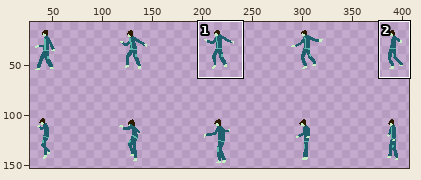
One commit to this sprite sheet: Assets/Textures/Sprites/enemy1_walk.png. The picture above shows the old version from afar; the outline marks the close-up.
Close-up. As it was:
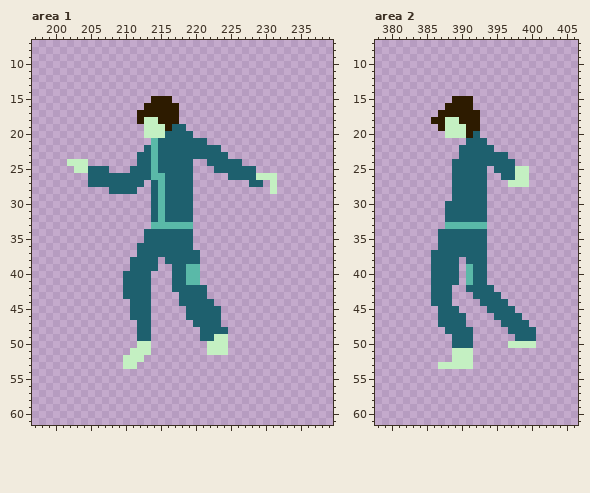
The file is 435x178 pixels. Shown: area 1: x 197..239, y 7..61; area 2: x 378..406, y 7..61. The wide view leaves out empty margins. The commit also changed other parts of the picture, which this record leaves out.
After the commit:
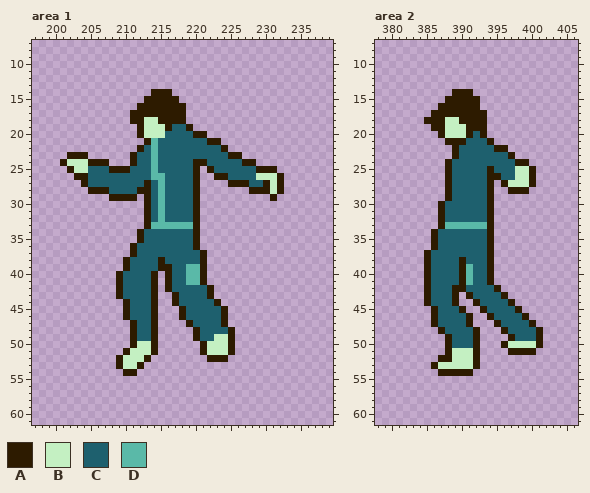
Palette (. is transparent): A #2d1b00  B #c4f0c2  C #1e606e  D #5ab9a8
Edits made:
Area 1:
y 14: x 214..216 ... -> AAA
y 15: x 213 . -> A; x 217 . -> A
y 16: x 212 . -> A; x 218 . -> A
y 17..18: x 211 . -> A; x 218 . -> A
y 19: x 212 . -> A; x 219 . -> A
y 20: x 212 . -> A; x 220..221 .. -> AA
y 21: x 213 . -> A; x 222..223 .. -> AA
y 22: x 212 . -> A; x 224 . -> A
y 23: x 202..204 ... -> AAA; x 211 . -> A; x 225..226 .. -> AA
y 24: x 201 . -> A; x 205..207 ... -> AAA; x 211 . -> A; x 220..221 .. -> AA; x 227..228 .. -> AA
y 25: x 202 . -> A; x 208..210 ... -> AAA; x 220 . -> A; x 222 . -> A; x 229..231 ... -> AAA
y 26: x 203..204 .. -> AA; x 220 . -> A; x 223..224 .. -> AA; x 232 . -> A
y 27: x 204 . -> A; x 213 . -> A; x 220 . -> A; x 225..227 ... -> AAA; x 230 . -> A; x 232 . -> A
y 28: x 205..207 ... -> AAA; x 212..213 .. -> AA; x 220 . -> A; x 228..230 ... -> AAA; x 232 . -> A
y 29: x 208..211 .... -> AAAA; x 213 . -> A; x 220 . -> A; x 231 . -> A
y 30..33: x 213 . -> A; x 220 . -> A
y 34..35: x 212 . -> A; x 220 . -> A
y 36: x 211 . -> A; x 220 . -> A
y 37: x 211 . -> A; x 221 . -> A
y 38: x 210 . -> A; x 215 . -> A; x 221 . -> A
y 39: x 210 . -> A; x 215..216 .. -> AA; x 221 . -> A
y 40..41: x 209 . -> A; x 214 . -> A; x 216 . -> A; x 221 . -> A
y 42: x 209 . -> A; x 214 . -> A; x 216 . -> A; x 222 . -> A
y 43: x 209 . -> A; x 214 . -> A; x 217 . -> A; x 222 . -> A
y 44: x 210 . -> A; x 214 . -> A; x 217 . -> A; x 223 . -> A
y 45..46: x 210 . -> A; x 214 . -> A; x 218 . -> A; x 224 . -> A
y 47: x 211 . -> A; x 214 . -> A; x 219 . -> A; x 224 . -> A
y 48..49: x 211 . -> A; x 214 . -> A; x 220 . -> A; x 225 . -> A
y 50: x 211 . -> A; x 214 . -> A; x 221 . -> A; x 225 . -> A
y 51: x 210 . -> A; x 214 . -> A; x 221 . -> A; x 225 . -> A
y 52: x 209 . -> A; x 213 . -> A; x 222..224 ... -> AAA
y 53: x 209 . -> A; x 212 . -> A
y 54: x 210..211 .. -> AA
Area 2:
y 14: x 389..391 ... -> AAA
y 15: x 388 . -> A; x 392 . -> A
y 16: x 387 . -> A; x 392 . -> A
y 17: x 386 . -> A; x 393 . -> A
y 18: x 385 . -> A; x 393 . -> A
y 19: x 386 . -> A; x 393 . -> A
y 20: x 387 . -> A; x 393 . -> A
y 21: x 388..390 ... -> AAA; x 394 . -> A
y 22: x 389 . -> A; x 395..396 .. -> AA
y 23: x 389 . -> A; x 397 . -> A
y 24: x 388 . -> A; x 398..399 .. -> AA
y 25: x 388 . -> A; x 394 . -> A; x 400 . -> A
y 26: x 388 . -> A; x 394..395 .. -> AA; x 400 . -> A
y 27: x 388 . -> A; x 394 . -> A; x 396 . -> A; x 400 . -> A
y 28: x 388 . -> A; x 394 . -> A; x 397..399 ... -> AAA
y 29: x 388 . -> A; x 394 . -> A
y 30..33: x 387 . -> A; x 394 . -> A
y 34..36: x 386 . -> A; x 394 . -> A
y 37: x 385 . -> A; x 394 . -> A
y 38..41: x 385 . -> A; x 390 . -> A; x 394 . -> A
y 42: x 385 . -> A; x 389..390 .. -> AA; x 395 . -> A
y 43: x 385 . -> A; x 389 . -> A; x 391 . -> A; x 396 . -> A
y 44: x 385 . -> A; x 389 . -> A; x 392 . -> A; x 397 . -> A
y 45: x 386 . -> A; x 390 . -> A; x 393 . -> A; x 398 . -> A
y 46: x 386 . -> A; x 391 . -> A; x 394 . -> A; x 399 . -> A
y 47: x 386 . -> A; x 391 . -> A; x 395 . -> A; x 400 . -> A
y 48: x 387 . -> A; x 392 . -> A; x 396 . -> A; x 401 . -> A
y 49: x 388 . -> A; x 392 . -> A; x 397 . -> A; x 401 . -> A
y 50: x 388 . -> A; x 392 . -> A; x 396 . -> A; x 401 . -> A
y 51: x 388 . -> A; x 392 . -> A; x 397..400 .... -> AAAA
y 52: x 387..388 .. -> AA; x 392 . -> A
y 53: x 386 . -> A; x 392 . -> A
y 54: x 387..391 ..... -> AAAAA
Changed places in both close-ups, as pixel boxes (x1, y1, x2, y2):
added: (60, 89, 284, 376)
added: (424, 89, 543, 376)
